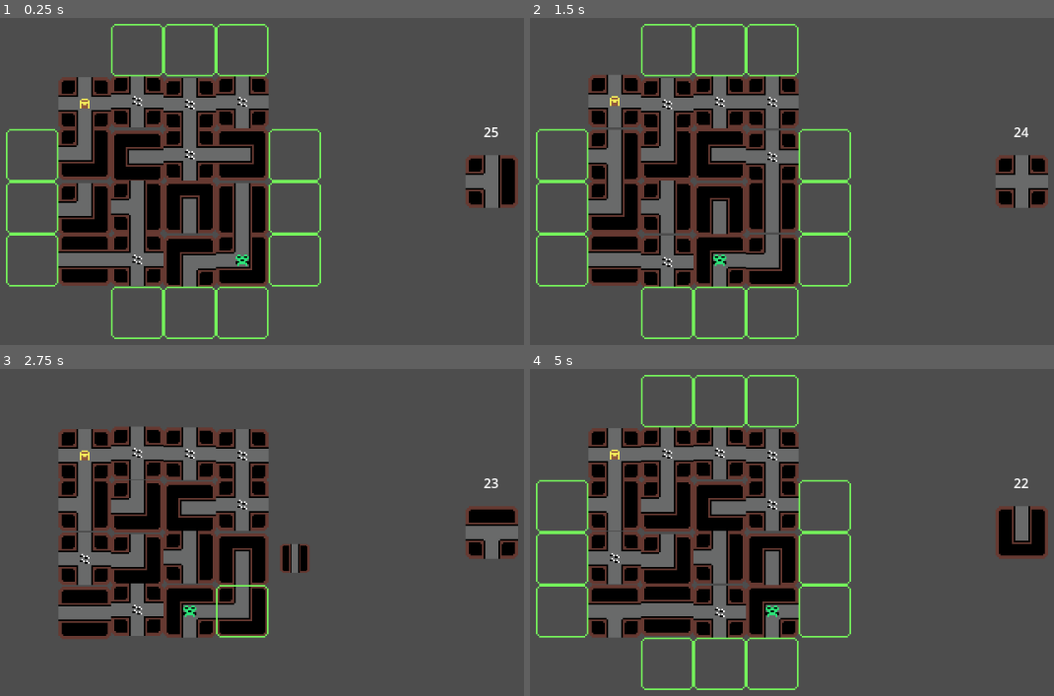
Above: before the commit, frames 1-4 (two rows, left to right).
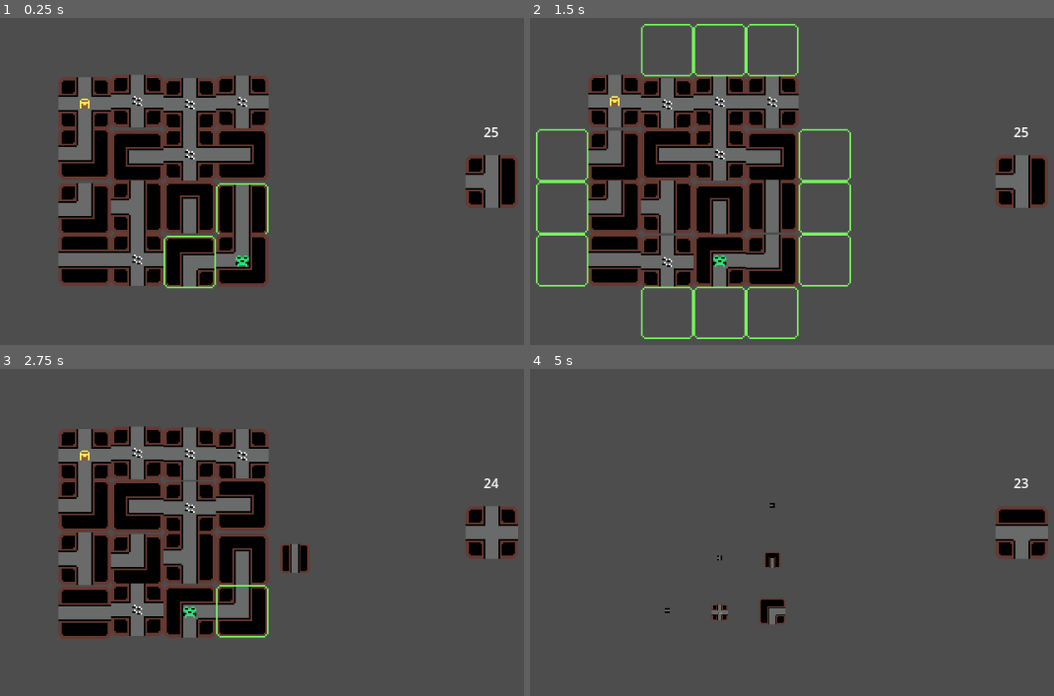
Above: after the commit, the same moments.

Repository: kalasherr/skycastle
Game: Godot game, scene res://scenes/game_scene.tscn
Two runs of this game, one before a commit and one after it. Both use one fixed random seed, a clock stepped at 60 frames per second and the inputs below.
Inputs (mouse positions are in pixels of both pictures, inside the frame that each line leads up to):
- Up to frame 1 (0.25 s): no input
- Up to frame 2 (1.5 s): click (561, 155) at 0.52 s; click (718, 259) at 1.27 s
- Up to frame 3 (2.75 s): click (31, 558) at 2.02 s
- Up to frame 4 (5 s): click (771, 610) at 2.75 s; click (561, 610) at 3.52 s; click (771, 610) at 4.25 s

The runs differ from the first frame. In frame 1, 3.4% of the frame differs, in the area x 1-62%, y 1-99%; in frame 2, 2.4%; in frame 3, 2.7%; in frame 4, 28%, in the area x 1-99%, y 1-99%.

Commit message:
bugfixes

Diff:
--- a/scripts/base_tile.gd
+++ b/scripts/base_tile.gd
@@ -50,10 +50,11 @@
 
 func _process(delta):
 	time_from_init += get_process_delta_time()
-	if G.GS.player.player_coords == tile_coords:
-		position = curr_position
-	else:
-		position.y = curr_position.y + sin(3 * (time_from_init + (position.x + curr_position.y) / 50)) * 2
+	if G.GS.player:
+		if G.GS.player.player_coords == tile_coords:
+			position = curr_position
+		else:
+			position.y = curr_position.y + sin(3 * (time_from_init + (position.x + curr_position.y) / 50)) * 2
 
 func define_sprite():
 	pass
@@ -114,7 +115,7 @@
 	while current_time > 0:
 		i += 1
 		if move_player:
-			G.player.position = position  + Vector2(0,1)
+			G.player.position = position  + get_player_offset()
 		replace(tile_size * tile_coords * (1 - current_time / init_time) + current_time / init_time * old_position)
 		current_time -= get_process_delta_time()
 		await get_tree().process_frame
@@ -122,7 +123,7 @@
 
 	if move_player:
 		G.player.player_coords = coords
-		G.player.position = tile_size * coords + Vector2(0, 1)
+		G.player.position = tile_size * coords + G.GS.get_tile(coords).get_player_offset()
 
 	if tile_coords.x < 0 or tile_coords.y < 0 or tile_coords.x >= G.GS.board_size.x or tile_coords.y >= G.GS.board_size.y:
 		destroy()
@@ -130,9 +131,18 @@
 func destroy():
 	if !is_destroying:
 		is_destroying = true
+		var destroy_player = false
+		if G.player:
+			if G.player.player_coords == tile_coords:
+				destroy_player = true
 		while scale.x > 0:
 			scale -= Vector2(0.05, 0.05) * 60 * get_process_delta_time()
+			if G.player:
+				if destroy_player:
+					G.player.scale -= Vector2(0.05, 0.05) * 60 * get_process_delta_time()
 			await get_tree().process_frame
+		if destroy_player:
+			G.GS.restart_game()
 		queue_free()
 
 func get_sprite():
@@ -143,3 +153,6 @@
 		if node.name == node_name:
 			return true
 	return false
+
+func get_player_offset():
+	return Vector2(0,2)
--- a/scripts/game_scene.gd
+++ b/scripts/game_scene.gd
@@ -3,7 +3,7 @@
 var board_size = Vector2(4,4)
 var tile_deck = []
 var current_deck = []
-var game_phase = "tile"
+var game_phase = "player"
 var player
 var stage_transfer = false
 var focused = false
@@ -15,6 +15,7 @@
 func _ready():
 	camera.position = G.tile_size * board_size / 2 - G.tile_size / 2
 
+	game_phase = "player"
 	G.GS = self
 	fill_deck()
 	generate_field()
@@ -32,6 +33,8 @@
 func disable_buttons():
 	for tile in get_node("TileManager").get_children():
 		tile.disable()
+	for move in get_node("TileMoves").get_children():
+		move.queue_free()
 	return
 
 func add_player(coords = board_size - Vector2(1,1)):
@@ -154,9 +157,16 @@
 	next_turn()
 
 func next_turn():
-	var tile = current_deck[0]
-
-	update_next_tile(tile.get_sprite()[0], tile.get_sprite()[1])
+	var tile
+	if current_deck.size() > 0:
+		tile = current_deck[0]
+		update_next_tile(tile.get_sprite()[0], tile.get_sprite()[1])
+	else:
+		camera.get_node("NextTile").texture = null
+		camera.get_node("DeckLeft").text = str(0)
+		restart_game()
+
+
 
 	if !stage_transfer:
 		if game_phase == "player":
@@ -192,10 +202,13 @@
 	var moves = []
 	for move in tile.tile_moves:
 		if get_tile(tile.tile_coords + move):
-			if get_tile(tile.tile_coords + move).tile_moves.has(-move):
+			if get_tile(tile.tile_coords + move).tile_moves.has(-move) and !get_tile(tile.tile_coords + move).is_destroying:
 				moves.append(get_tile(tile.tile_coords + move))
-	for move in moves:
-		move.able()
+	if moves != []:
+		for move in moves:
+			move.able()
+	else:
+		restart_game()
 
 	return
 
@@ -244,7 +257,12 @@
 			elif move.tile_coords.y >= board_size.y:
 				await tile.move(tile.tile_coords + Vector2(0,-1))
 			break
-	tile = current_deck[0]
+	if current_deck.size() > 0:
+		tile = current_deck[0]
+	else:
+		camera.get_node("NextTile").texture = null
+		camera.get_node("DeckLeft").text = str(0)
+		restart_game()
 	for move in tile_moves.get_children():
 		move.queue_free()
 
@@ -252,7 +270,7 @@
 
 func next_stage():
 	stage_transfer = true
-
+	disable_buttons()
 	for move in get_node("TileMoves").get_children():
 		move.queue_free()
 
@@ -273,18 +291,36 @@
 		board_size.x += 1
 
 	var init_time = 2.0
-	var curr_time = init_time
+	var curr_time = 0.0
 	var old_pos = start_tile.position
 	var new_pos = (board_size - Vector2(1,1)) * G.tile_size
 	var old_camera_pos = camera.position
 	var new_camera_pos = G.tile_size * board_size / 2 - G.tile_size / 2
 
-	while curr_time > 0:
-		start_tile.replace((1 - curr_time / init_time) * new_pos + curr_time / init_time * old_pos)
-		camera.position = (1 - curr_time / init_time) * new_camera_pos + curr_time / init_time * old_camera_pos
-		player.replace((1 - curr_time / init_time) * new_pos + curr_time / init_time * old_pos + Vector2(0,1))
-		curr_time -= get_process_delta_time()
+	var graph = func(curr):
+		#if curr < 1.0:
+			#return (4 * (curr/init_time - 0.25)) ** 2 - 1
+		#else:
+			#return 2 * (1 - pow(4, -(curr/init_time - 0.5)))
+
+		if curr < 0.4:
+			return 0.75 * (((curr/init_time - 0.1) ** 2) * 10.0 - 0.1)
+		else:
+			return - ((curr/init_time - 1) ** 2) * 1.25 * 1.25 + 1
+
+# 		return (sin(curr/init_time * PI / 2) ** 3)
+
+	while curr_time < init_time:
+		print(graph.call(curr_time))
+		start_tile.replace(graph.call(curr_time) * new_pos + (1 - graph.call(curr_time)) * old_pos)
+		camera.position = graph.call(curr_time) * new_camera_pos + (1 - graph.call(curr_time)) * old_camera_pos
+		player.replace(graph.call(curr_time) * new_pos + (1 - graph.call(curr_time)) * old_pos + start_tile.get_player_offset())
+		curr_time += get_process_delta_time()
 		await get_tree().process_frame
+	start_tile.replace(new_pos)
+	camera.position = new_camera_pos
+	player.replace(new_pos + start_tile.get_player_offset())
+
 	start_tile.tile_coords = board_size - Vector2(1,1)
 	player.player_coords = board_size - Vector2(1,1)
 	start_tile.position = new_pos
@@ -316,13 +352,14 @@
 
 func restart_game():
 	await disable_buttons()
-	player.queue_free()
+	if player:
+		player.queue_free()
+	print("Board size: ", board_size)
+	await destroy_all_tiles()
 	board_size = Vector2(4,4)
-	await destroy_all_tiles()
 	_ready()
 
 func destroy_all_tiles():
-	board_size = Vector2(4,4)
 	tile_deck = []
 	current_deck = []
 	game_phase = "tile"
@@ -330,8 +367,11 @@
 	stage_transfer = false
 	focused = false
 	focused_tile = null
-	for tile in get_node("TileManager").get_children():
-		tile.destroy()
+	for i in range(0, board_size.x + board_size.y - 1):
+		for tile in get_node("TileManager").get_children():
+			if tile.tile_coords.x + tile.tile_coords.y == i:
+				print("Deleted: ", tile.tile_coords)
+				tile.destroy()
 		await get_tree().create_timer(0.05).timeout
 	while get_node("TileManager").get_children().size() != 0:
 		await get_tree().process_frame
--- a/scripts/player_entity.gd
+++ b/scripts/player_entity.gd
@@ -18,12 +18,15 @@
 	position = coords
 
 func init(coords):
+	G.player = self
+	G.GS.player = self
+	G.GS.change_hp(hp)
 	player_coords = coords
-	replace(coords * G.tile_size + Vector2(0,1))
+	replace(coords * G.tile_size + G.GS.get_tile(coords).get_player_offset())
 
 func move(tile):
 	self.player_coords = tile.tile_coords
-	replace(player_coords * G.tile_size + Vector2(0,1))
+	replace(player_coords * G.tile_size + tile.get_player_offset())
 	tile.on_enter()
 
 func take_damage(amount):
